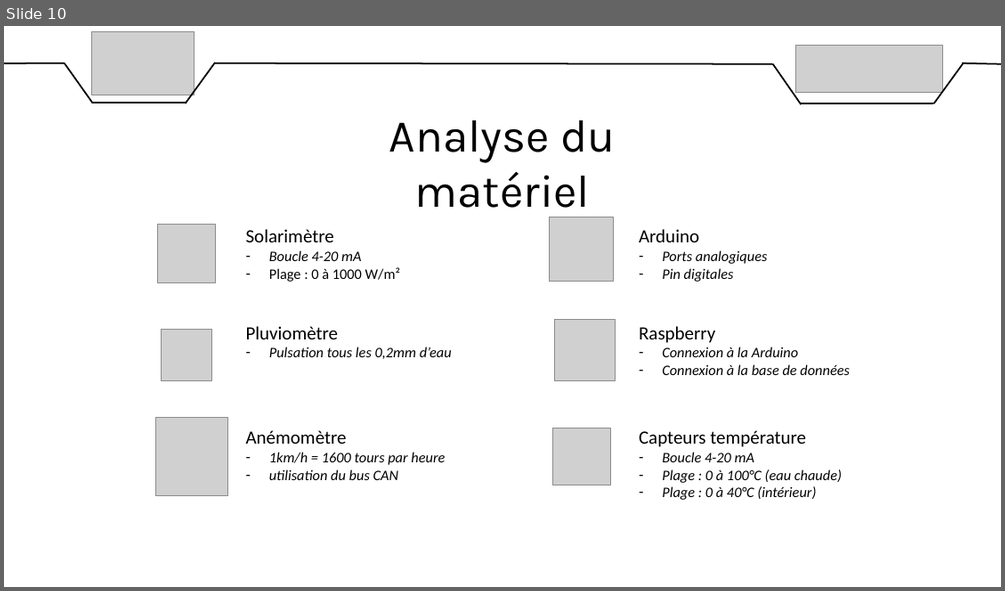
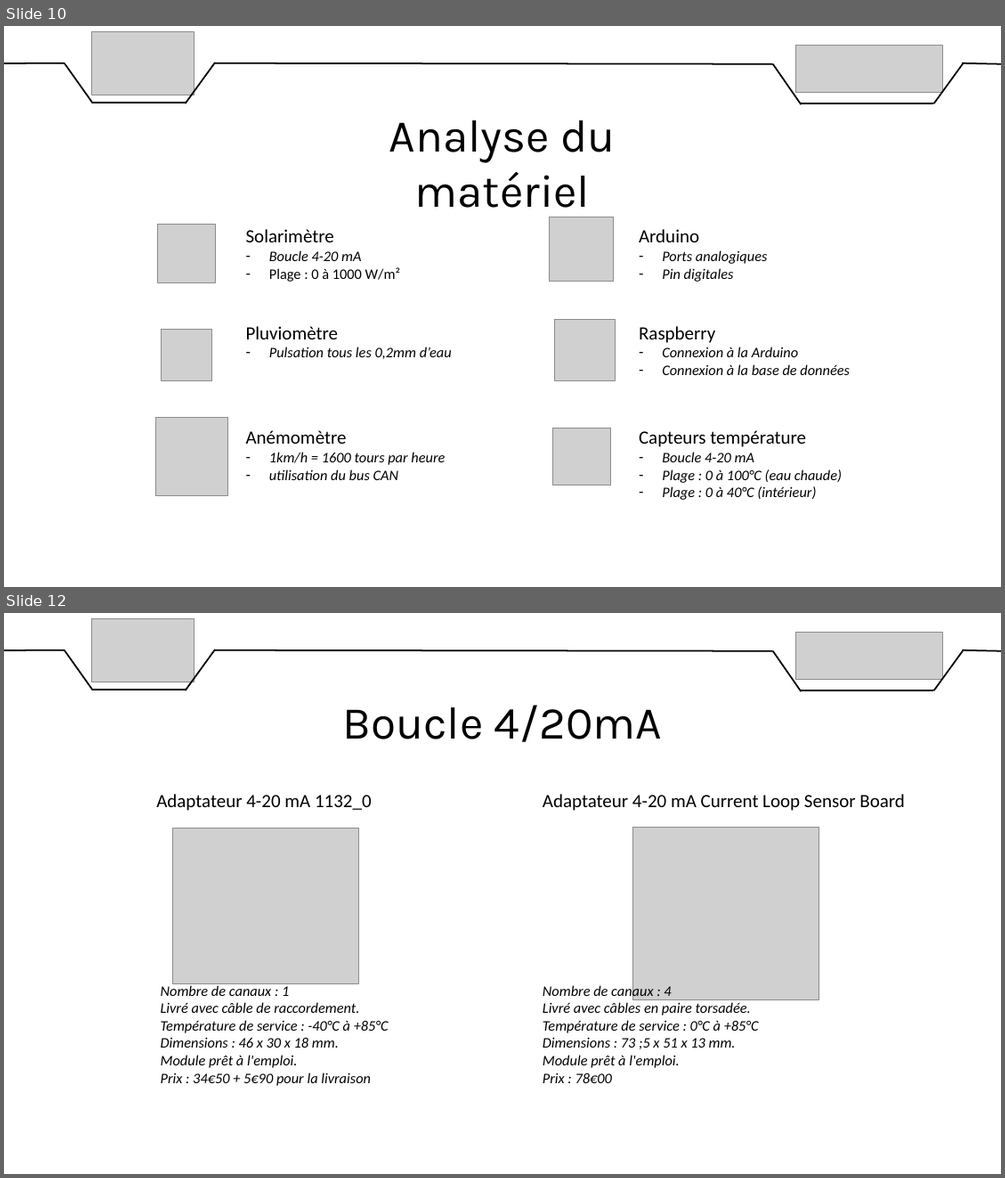
Before and after one commit to DylanChe/SupervisionSerre, a slide deck: oral_projet/revue_2/diaporama_revue_2_willy.pptx. Shown one above the other, each under a label of ours: slide 10 before the commit, slides 10 and 12 after it; the slides between them are not shown. The pictures are 1005x591 and 1005x1178 pixels, drawn with LibreOffice and Linux fonts; fonts in the diff are those of the drawing; grey boxes stand for pictures. Boxes give left, top, right and bottom in pixels: in the first picture for what was removed or moved away, otherwise in the second. Text is boxed around its words. In the diff, an @@ line names an element or a change of style, - is before the commit and + after.

```diff
--- a/oral_projet/revue_2/diaporama_revue_2_willy.pptx
+++ b/oral_projet/revue_2/diaporama_revue_2_willy.pptx
@@ slide 12 added at box(4, 613, 1001, 1174), background #FFFFFF @@
@@ picture added at box(91, 618, 194, 682) @@
@@ picture added at box(796, 633, 943, 679) @@
@@ line added from (4, 650) to (65, 650), #000000 1.5 pt @@
@@ line added from (65, 650) to (92, 690), #000000 1.5 pt @@
@@ line added from (215, 649) to (185, 690), #000000 1.5 pt @@
@@ line added from (214, 650) to (773, 651), #000000 1.5 pt @@
@@ line added from (773, 651) to (801, 691), #000000 1.5 pt @@
@@ line added from (963, 649) to (933, 690), #000000 1.5 pt @@
@@ line added from (962, 650) to (1001, 651), #000000 1.5 pt @@
@@ line added from (92, 690) to (186, 690), #000000 1.5 pt @@
@@ line added from (801, 690) to (933, 690), #000000 1.5 pt @@
@@ text added at box(342, 705, 662, 742), 44 pt, text #000000 @@
+Boucle 4/20mA
@@ text added at box(156, 794, 372, 811), 18 pt, text #000000 @@
+Adaptateur 4-20 mA 1132_0
@@ text added at box(542, 794, 905, 811), 18 pt, text #000000 @@
+Adaptateur 4-20 mA Current Loop Sensor Board
@@ picture added at box(172, 827, 358, 984) @@
@@ picture added at box(633, 827, 819, 999) @@
@@ text added at box(161, 985, 388, 1086), 14 pt, text #000000, italic @@
+Nombre de canaux : 1
+Livré avec câble de raccordement.
+Température de service : -40°C à +85°C
+Dimensions : 46 x 30 x 18 mm.
+Module prêt à l'emploi.
+Prix : 34€50 + 5€90 pour la livraison
@@ text added at box(542, 984, 759, 1083), 14 pt, text #000000, italic @@
+Nombre de canaux : 4
+Livré avec câbles en paire torsadée.
+Température de service : 0°C à +85°C
+Dimensions : 73 ;5 x 51 x 13 mm.
+Module prêt à l'emploi.
+Prix : 78€00
```
Also in this commit, not shown: 4 slides changed, 3 other slides added.
